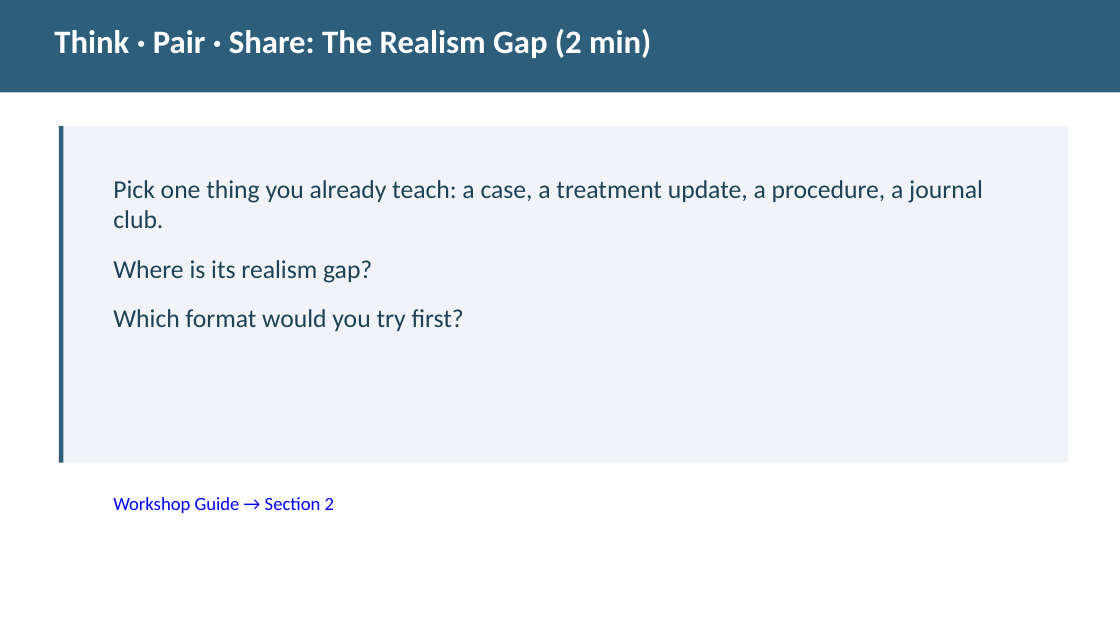
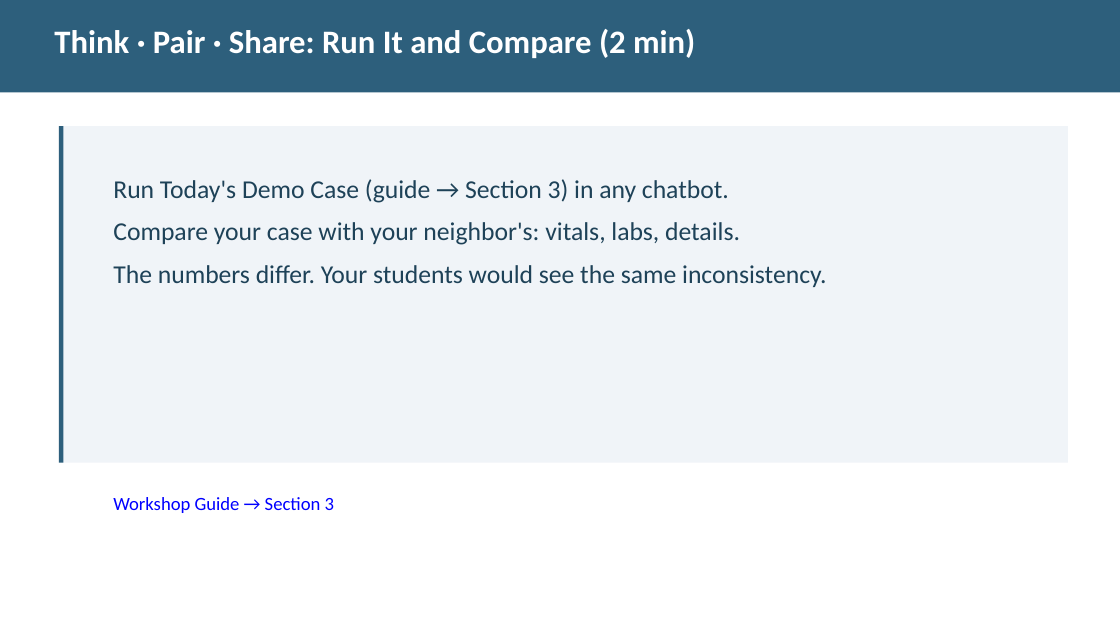
Before and after one commit to diana-brewer/digital-learning-unlocked, a slide deck: slide 7 of Digital Learning Unlocked - Slide Deck.pptx. Drawn at 1120x631 pixels with LibreOffice and Linux fonts; fonts in the diff are those of the drawing. Boxes give left, top, right and bottom in pixels: in the first picture for what was removed or moved away, otherwise in the second. Text is boxed around its words. In the diff, an @@ line names an element or a change of style, - is before the commit and + after.

```diff
--- a/Digital Learning Unlocked - Slide Deck.pptx
+++ b/Digital Learning Unlocked - Slide Deck.pptx
@@ text at box(54, 29, 695, 58): text changed @@
-Think · Pair · Share: The Realism Gap (2 min)
+Think · Pair · Share: Run It and Compare (2 min)
@@ text at box(113, 179, 826, 287): text changed @@
-Pick one thing you already teach: a case, a treatment update, a procedure, a journal club.
-Where is its realism gap?
-Which format would you try first?
+Run Today's Demo Case (guide → Section 3) in any chatbot.
+Compare your case with your neighbor's: vitals, labs, details.
+The numbers differ. Your students would see the same inconsistency.
@@ text at box(113, 497, 334, 513): text changed @@
-Workshop Guide → Section 2
+Workshop Guide → Section 3
```
Also in this commit, not shown: 7 other slides changed, 3 other files.
